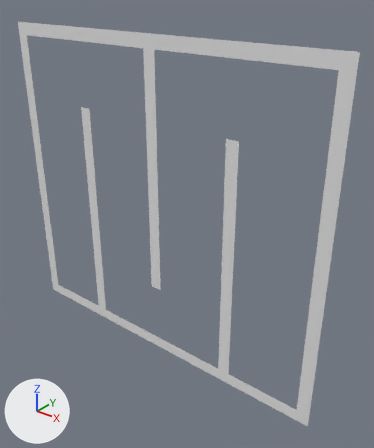
A saved change to the OBJ model Assets/Tiled2Unity/Meshes/level_009.obj.
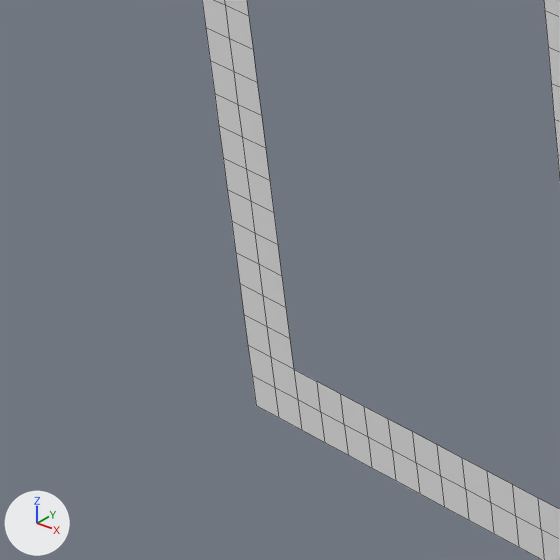
Old and new are each drawn whole from a 50 mm camera at (1982.0, -5169.0, 696.0) aimed at (-2349.0, 246.0, -2661.0) and again close up on the part from 5% to 25% of the width and 52% to 69% of the height. Arrows for +X, +Y and +Z are at lower left; the lights stay in place. The close-ups show mesh edges as thin lines. Where no turn or scale is listed for an object, it has been applied to the vertices.

Names of what the first close-up shows: 'level_009'.
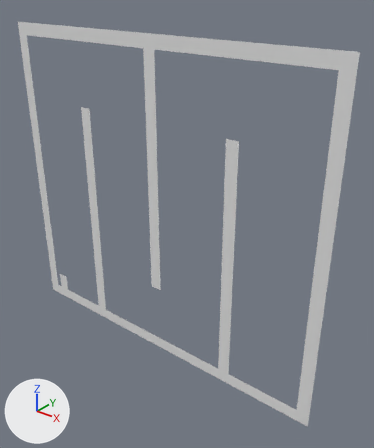
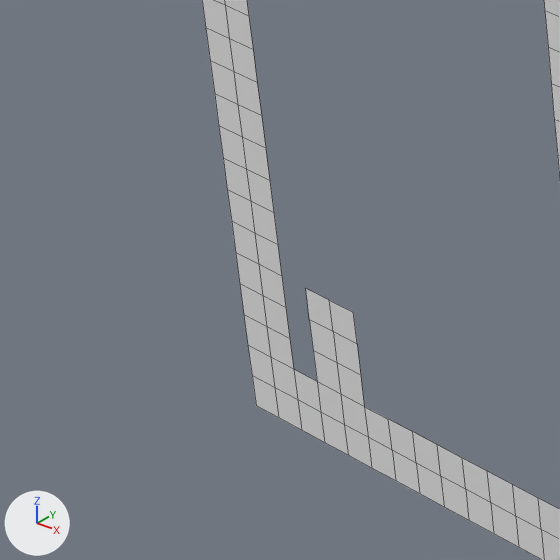
Changed parts and their boxes [x1, y1, x2, y2] in the close-ups (560 x 560 px):
part 1 of me_level_009, added
    after: [306, 289, 364, 406]

The change, as a diff of the scene's bpy script:
```diff
--- a/Assets/Tiled2Unity/Meshes/level_009.obj.py
+++ b/Assets/Tiled2Unity/Meshes/level_009.obj.py
@@ me_level_009 @@
 me_level_009.from_pydata(...)  # 978 vertices, 652 faces; spans x -5568.0..0.0, y 0.0, z -4992.0..0.0
 # used by ob_level_009; location = (0.0, 0.0, 0.0)
 # verts and faces of me_level_009; kept vertices keep their numbers, new ones are numbered from 978
 # before: 911 (-5088.0, 0.0, -4800.0) at pixel (364, 406), 913 (-5184.0, 0.0, -4800.0) at pixel (340, 394), 915 (-5280.0, 0.0, -4800.0) at pixel (317, 381)
+# me_level_009 part 1
+for new, old in zip([978, 979, 980], [911, 913, 915]): verts[new] = verts[old] + (0.0, 0.0, 96.0)
+for new, old in zip([981, 982, 983], [978, 979, 980]): verts[new] = verts[old] + (0.0, 0.0, 96.0)
+for new, old in zip([984, 985, 986], [981, 982, 983]): verts[new] = verts[old] + (0.0, 0.0, 96.0)
+faces += [(981, 982, 985, 984), (982, 983, 986, 985), (978, 979, 982, 981), (979, 980, 983, 982), (911, 913, 979, 978), (913, 915, 980, 979)]
```
